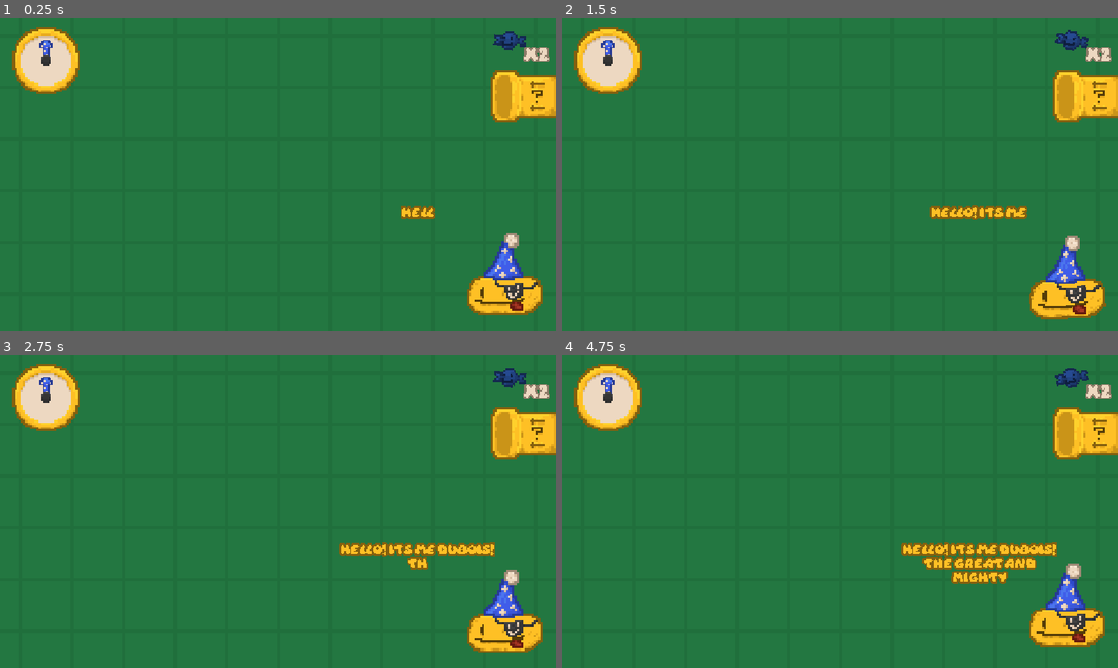
Above: before the commit, frames 1-4 (two rows, left to right).
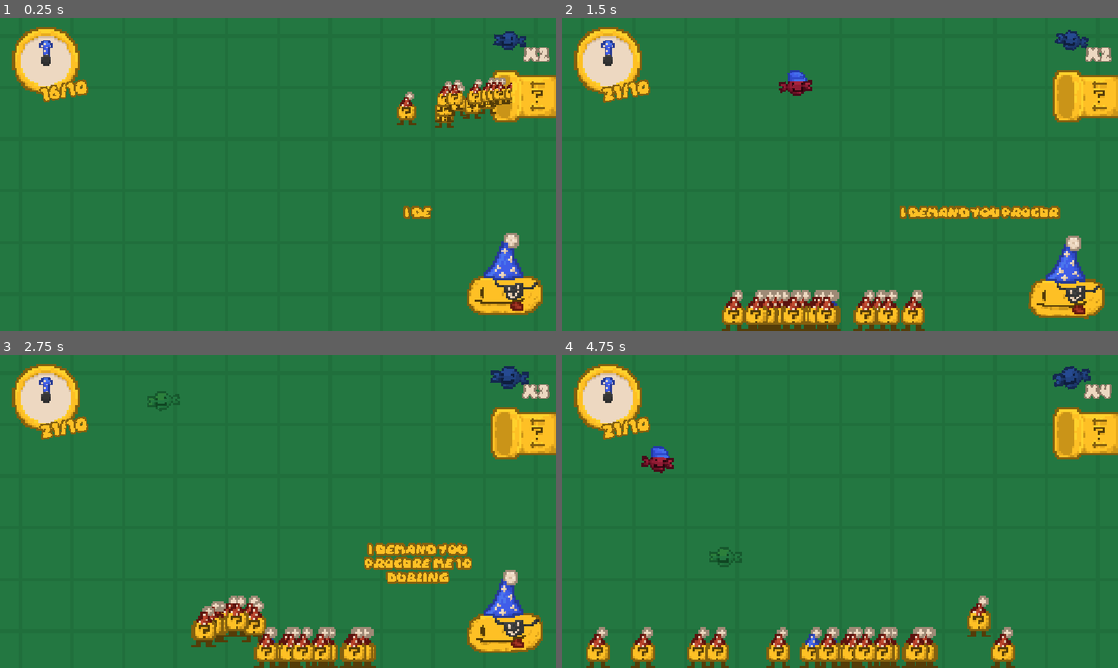
Above: after the commit, the same moments.

Repository: Regonold520/Yuferga
Game: Godot game, scene res://main.tscn
Same seed, same stepped clock (60 frames per second), same inputs: the game is played once before the commit and once after it.
Inputs (mouse positions are in pixels of both pictures, inside the frame that each line leads up to):
- Up to frame 1 (0.25 s): no input
- Up to frame 2 (1.5 s): tap Enter at 0.5 s; move the mouse to (1090, 96) at 0.52 s; hold Right from 0.53 s (still down); click (1090, 96) at 0.6 s; tap Up at 0.77 s; move the mouse to (728, 190) at 1.27 s; click (728, 190) at 1.35 s
- Up to frame 3 (2.75 s): tap Up at 1.52 s; move the mouse to (333, 442) at 2.02 s; release Right at 2.03 s; hold Left from 2.03 s (still down); tap Alt at 2.1 s; click (333, 442) at 2.3 s
- Up to frame 4 (4.75 s): move the mouse to (812, 574) at 2.77 s; release Left at 2.78 s; hold Right 2.78-4.28 s; tap Shift at 2.85 s; tap Up at 3.02, 3.77, 4.52 s; click (812, 574) at 3.05 s; move the mouse to (1006, 558) at 3.52 s; click (1006, 558) at 3.6 s; move the mouse to (673, 464) at 4.27 s; hold Left from 4.28 s (still down); click (673, 464) at 4.35 s

The runs differ from the first frame. In frame 1, 2.0% of the frame differs, in the area x 7-93%, y 19-65%; in frame 2, 5.6%; in frame 3, 6.6%; in frame 4, 11%, in the area x 4-99%, y 3-100%.

Commit message:
Got the quota querying from dubois working, basically finished the tutorial segment and worked on adding more modular functions to stuff to  make implementation much easier

Diff:
--- a/References.gd
+++ b/References.gd
@@ -8,6 +8,18 @@
 @onready var shweckleDisplay : ShweckleDisplay = get_viewport().get_camera_2d().find_child("ShweckleDisplay")
 @onready var clockDisplay : ClockDisplay = get_viewport().get_camera_2d().find_child("ClockDisplay")
 @onready var dublingPipe : DublingPipe = get_viewport().get_camera_2d().find_child("DublingPipe")
+
+@onready var dubois : Dubois = get_tree().current_scene.find_child("Dubois")
+
+@onready var popupTextScene : PackedScene = load("res://popup_text.tscn")
+
+var judgement = false
+
+func showPopup(text : String, baseColour : Color, outlineColour : Color):
+	var newPopup : PopupText = popupTextScene.instantiate()
+	get_viewport().get_camera_2d().add_child(newPopup)
+
+	newPopup.present(text, baseColour, outlineColour)
 
 var shweckleCount : int = 2:
 	set(count):
--- a/clock_display.gd
+++ b/clock_display.gd
@@ -6,10 +6,35 @@
 
 @onready var txt : RichTextLabel = find_child("Text")
 
+var textOrigPos = Vector2(-142.4, -9.2)
+var textOrigRot = -10.6
+var textOrigScale = Vector2(0.228,0.228)
+
+var textCenterPos = Vector2(-44.4, -5.2)
+var textCenterRot = 0.0
+var textCenterScale = Vector2(0.368,0.368)
+
 func setQuotaText():
 	var newStr = str(Ref.dublingManager.dublings.size()) + "/" + str(Ref.currentQuota)
 
 	txt.text = newStr
+
+@onready var textTween = create_tween()
+func centraliseText():
+	var textTween = create_tween().set_ease(Tween.EASE_OUT).set_trans(Tween.TRANS_CIRC).set_parallel()
+	textTween.tween_property(txt, "position", textCenterPos, 1)
+	textTween.tween_property(txt, "scale", textCenterScale, 1)
+	textTween.tween_property(txt, "rotation_degrees", textCenterRot, 1)
+
+	await textTween.finished
+
+func returnText():
+	var textTween = create_tween().set_ease(Tween.EASE_OUT).set_trans(Tween.TRANS_CIRC).set_parallel()
+	textTween.tween_property(txt, "position", textOrigPos, 1)
+	textTween.tween_property(txt, "scale", textOrigScale, 1)
+	textTween.tween_property(txt, "rotation_degrees", textOrigRot, 1)
+
+	await textTween.finished
 
 @onready var handTween = create_tween()
 func tickClock(seconds):
@@ -24,4 +49,19 @@
 
 		await get_tree().create_timer(tickTime).timeout
 	hand.rotation_degrees = 0
-	tickClock(20)
+	clockChime()
+
+func clockChime():
+	Ref.dubois.comeBack()
+	var hand : Sprite2D = find_child("Hand")
+	Ref.dublingManager.canChangeMovement = false
+
+	for i : Dubling in Ref.dublingManager.dublings:
+		i.recharge()
+		i.beLazy(false)
+
+	handTween = create_tween().set_ease(Tween.EASE_OUT).set_trans(Tween.TRANS_SINE)
+
+	handTween.tween_property(hand, "rotation_degrees", 360*3, 1)
+	await handTween.finished
+	hand.rotation_degrees = 0
--- a/dubling.gd
+++ b/dubling.gd
@@ -20,6 +20,9 @@
 var isHovering = false
 var start = true
 
+var ascending = false
+var ascendingVel = -20.0
+
 var beforeRest : moveTypes
 
 signal recharged
@@ -34,11 +37,16 @@
 	targetX = newX
 
 func recharge():
-	if currentMove == moveTypes.Rest:
+	if currentMove == moveTypes.Rest and !Ref.judgement:
 		recharged.emit()
 		rechargeTimer.stop()
 		changeState(beforeRest)
 		energy = maxEnergy
+
+func ascend():
+	ascending = true
+
+
 
 func beLazy(manualRecover = true):
 	beforeRest = currentMove
@@ -61,7 +69,10 @@
 		var newX = randf_range(-300, 200)
 		targetX = newX
 
+@onready var rpv = randi()
+var ascendDelta = 0.0
 func _physics_process(delta: float) -> void:
+
 	isHovering = Ref.dublingManager.currentHover == self
 
 	sprite.offset.y = -sprite.texture.get_height()/2
@@ -71,6 +82,15 @@
 
 	if currentMove == moveTypes.FreeMove:
 		energy -= delta*5
+
+	if ascending:
+		ascendDelta += (delta*5)
+		ascendingVel -= (delta*70)
+		rotation_degrees = ascendDelta * (cos(rpv)*2) * 10
+		velocity.y = ascendingVel
+
+		if global_position.y <= -335.0:
+			queue_free()
 
 	if isHovering:
 		if Input.is_action_just_released("Click"):
@@ -91,7 +111,7 @@
 		beLazy()
 
 
-	if not is_on_floor():
+	if not is_on_floor() and !ascending:
 		velocity += get_gravity() * delta
 
 	var closest = null
--- a/dubling_manager.gd
+++ b/dubling_manager.gd
@@ -8,9 +8,10 @@
 var canChangeMovement = true
 
 func _ready() -> void:
-	for i in 0:
+	for i in 20:
 		await get_tree().create_timer(0.01).timeout
-		createDubling()
+		var d : Dubling = createDubling()
+		d.changeState(d.moveTypes.FreeMove)
 
 func hover(newDub):
 	if currentHover == null:
@@ -23,6 +24,21 @@
 		currentHover = null
 		return true
 	return false
+
+func take(count):
+	var fullCount = dublings.duplicate()
+	var collected = []
+
+	for i in count:
+		var picked = fullCount.pick_random()
+		fullCount.erase(picked)
+		collected.append(picked)
+
+	for i in collected:
+		i.ascend()
+		dublings.erase(i)
+		Ref.clockDisplay.setQuotaText()
+		await get_tree().create_timer(randf_range(0.02, 0.06)).timeout
 
 func createDubling():
 	var newDubling : Dubling = load("res://dubling.tscn").instantiate()
--- a/dubling_pipe.gd
+++ b/dubling_pipe.gd
@@ -14,7 +14,7 @@
 	nextCost = 3
 
 func _process(delta: float) -> void:
-	if isHovering and Input.is_action_just_released("Click"):
+	if isHovering and Input.is_action_just_released("Click") and !Ref.judgement:
 		if Ref.shweckleCount - nextCost >= 0:
 			Ref.shweckleCount -= nextCost
 			nextCost += 1
@@ -22,11 +22,12 @@
 
 @onready var pipeTween = create_tween()
 func _on_mouse_entered() -> void:
-	isHovering = true
+	if !Ref.judgement:
+		isHovering = true
 
-	pipeTween.kill()
-	pipeTween = create_tween().set_ease(Tween.EASE_OUT).set_trans(Tween.TRANS_ELASTIC)
-	pipeTween.tween_property(find_child("Popup"), "rotation_degrees", 0, 0.3)
+		pipeTween.kill()
+		pipeTween = create_tween().set_ease(Tween.EASE_OUT).set_trans(Tween.TRANS_ELASTIC)
+		pipeTween.tween_property(find_child("Popup"), "rotation_degrees", 0, 0.3)
 
 func _on_mouse_exited() -> void:
 	isHovering = false
--- a/dubois.gd
+++ b/dubois.gd
@@ -3,66 +3,117 @@
 
 @onready var sprite : Sprite2D = find_child("Sprite")
 
+var inPos = Vector2(266.0, 113.0)
+var outPos = Vector2(392.0, 113.0)
+
 func _ready() -> void:
-	Ref.dublingManager.canChangeMovement = false
+	#Ref.dublingManager.canChangeMovement = false
+	#
+	#await speakWords("Hello! Its me Dubois! The great and mighty")
+	#await speakWords("I have brought you here for ONE specific purpose mortal")
+	#
+	#await speakWords("To procure me an ARMY of dublings!")
+	#await speakWords("And you have to do my bidding because i CONTROL this realm, ya hear")
+	#
+	#await speakWords("You may be wondering, whats a dubling? Well")
+	#
+	var tutDub : Dubling = Ref.dublingManager.createDubling()
+	#
+	#await speakWords("THIS is a spectacular dubling")
+	#
+	#await speakWords("They come from that really cool pipe I made! but theyre not free")
+	#await speakWords("Ya gotta spend your shweckles to make one.")
+	#await speakWords("Whats a shweckle?")
+	#
+	#Ref.shweckleManager.createShweckle("blue", Vector2(tutDub.global_position.x,  -195.0))
+	#
+	#await speakWords("Damn you really ARE new here, they tend to rain from the sky every now and then")
+	#
+	#await speakWords("Dublings LOVE shweckles and will happily collect them for you.")
+	#await speakWords("Now, about the dublings, they tend to get quite lazy just give em 3 shweckles")
+	#
+	#tutDub.beLazy(false)
+	#await tutDub.recharged
+	#
+	#await speakWords("As well as being currency, shweckles are quite tasty!")
+	#await speakWords("Dublings are simple creatures and have 2 different controllable states.")
+	#
+	#tutDub.changeState(tutDub.moveTypes.FreeMove)
+	#await speakWords("Red hat for freely moving, they lose energy in this state")
+	#
+	#tutDub.changeState(tutDub.moveTypes.Idle)
+	#await speakWords("Blue hat for no movement")
+	#
+	#Ref.dublingManager.canChangeMovement = true
+	#
+	#await speakWords("And you can click on em to cycle between these")
+	#
+	#await speakWords("Anyways down to business.")
+	#await speakWords("You're not off the hook")
+	#await speakWords("See that clock up there?")
+	#await speakWords("Upon striking the top i shall return")
+	#await speakWords("I will demand a certain number of dublings to be sacraficed")
+	#await speakWords("I hope you'll do the right thing.")
 
-	await speakWords("Hello! Its me Dubois! The great and mighty")
-	await speakWords("I have brought you here for ONE specific purpose mortal")
-
-	await speakWords("To procure me an ARMY of dublings!")
-	await speakWords("And you have to do my bidding because i CONTROL this realm, ya hear")
-
-	await speakWords("You may be wondering, whats a dubling? Well")
-
-	var tutDub : Dubling = Ref.dublingManager.createDubling()
-
-	await speakWords("THIS is a spectacular dubling")
-
-	await speakWords("They come from that really cool pipe I made! but theyre not free")
-	await speakWords("Ya gotta spend your shweckles to make one.")
-	await speakWords("Whats a shweckle?")
-
-	Ref.shweckleManager.createShweckle("blue", Vector2(tutDub.global_position.x,  -195.0))
-
-	await speakWords("Damn you really ARE new here, they tend to rain from the sky every now and then")
-
-	await speakWords("Dublings LOVE shweckles and will happily collect them for you.")
-	await speakWords("Now, about the dublings, they tend to get quite lazy just give em 3 shweckles")
-
-	tutDub.beLazy(false)
-	await tutDub.recharged
-
-	await speakWords("As well as being currency, shweckles are quite tasty!")
-	await speakWords("Dublings are simple creatures and have 2 different controllable states.")
-
-	tutDub.changeState(tutDub.moveTypes.FreeMove)
-	await speakWords("Red hat for freely moving, they lose energy in this state")
-
-	tutDub.changeState(tutDub.moveTypes.Idle)
-	await speakWords("Blue hat for no movement")
-
-	Ref.dublingManager.canChangeMovement = true
-
-	await speakWords("And you can click on em to cycle between these")
-
-	await speakWords("Anyways down to business.")
-	await speakWords("You're not off the hook")
-	await speakWords("See that clock up there?")
-	await speakWords("Upon striking the top i shall return")
-	await speakWords("I will demand a certain number of dublings to be sacraficed")
-	await speakWords("I hope you'll do the right thing.")
-
-	Ref.shweckleManager.raining = true
+	Ref.shweckleManager.rainState(true)
 	for i : Dubling in Ref.dublingManager.dublings:
 		i.recharge()
 
-	await demandQuota(1)
-	#leave()
+	await demandQuota(10)
+	leave()
 
 var deltaTimer = 0.0
 func _process(delta: float) -> void:
 	deltaTimer += delta
 	sprite.position.y = sin(deltaTimer)*2
+
+@onready var moveTween = create_tween()
+func leave():
+	Ref.judgement = false
+	Ref.shweckleManager.rainState(true)
+	moveTween.kill()
+	moveTween = create_tween().set_ease(Tween.EASE_OUT).set_trans(Tween.TRANS_CIRC)
+
+	moveTween.tween_property(self, "position", outPos, 1)
+
+	for i in Ref.dublingManager.dublings:
+		await get_tree().create_timer(randf_range(0.02, 0.06)).timeout
+		i.recharge()
+
+func comeBack():
+	Ref.judgement = true
+	moveTween.kill()
+	moveTween = create_tween().set_ease(Tween.EASE_OUT).set_trans(Tween.TRANS_CIRC).set_parallel()
+
+	moveTween.tween_property(self, "position", inPos, 1)
+
+	Ref.shweckleManager.rainState(false)
+
+
+	Ref.showPopup("FREEZE", Color("4fd2f6"), Color("3674b3"))
+
+	await moveTween.finished
+
+	await speakWords("Alrighty lets see how you did.")
+	await Ref.clockDisplay.centraliseText()
+
+	evaluate()
+
+func evaluate():
+	var passed = Ref.dublingManager.dublings.size() >= Ref.currentQuota
+
+	if passed:
+		Ref.showPopup("PASSED", Color("278749"), Color("104a2e"))
+		await speakWords("Yay! You got me my precious Dublings!")
+		await speakWords("Ill take these off your hands now")
+
+		Ref.dublingManager.take(Ref.currentQuota)
+
+		await speakWords("Pleasure doing business with you")
+		demandQuota(Ref.currentQuota + 1)
+
+	else:
+		Ref.showPopup("FAILED", Color("911c34"), Color("4a0712"))
 
 @onready var txtTween = create_tween()
 func speakWords(text):
@@ -95,7 +146,8 @@
 	txt.visible_characters = 0
 
 func demandQuota(count):
-	Ref.currentQuota += 1
+	Ref.currentQuota = count
 	await speakWords("I demand you procure me " + str(Ref.currentQuota) + " Dublings")
 
-	Ref.clockDisplay.tickClock(60)
+	Ref.clockDisplay.tickClock(5)
+	leave()
--- a/main.tscn
+++ b/main.tscn
@@ -78,20 +78,23 @@
 [node name="Text" type="RichTextLabel" parent="Camera2D/ClockDisplay" unique_id=746941113]
 z_index = 85
 clip_contents = false
-offset_left = -1.3232231e-05
-offset_top = 10.799993
-offset_right = 147.19998
-offset_bottom = 58.799984
-rotation = -0.1853207
-scale = Vector2(0.22758235, 0.22758235)
+offset_left = -142.4
+offset_top = -9.2
+offset_right = 160.34695
+offset_bottom = 38.79999
+rotation = -0.1850049
+scale = Vector2(0.228, 0.228)
+pivot_offset = Vector2(151.374, 24)
 size_flags_horizontal = 4
 theme_override_colors/default_color = Color(0.99607843, 0.7529412, 0.14509805, 1)
 theme_override_colors/font_outline_color = Color(0.5176471, 0.3764706, 0.05882353, 1)
 theme_override_constants/outline_size = 12
 theme_override_fonts/normal_font = ExtResource("2_0xm2m")
 theme_override_font_sizes/normal_font_size = 24
+text = "12121/1"
 scroll_active = false
 autowrap_mode = 0
+horizontal_alignment = 1
 
 [node name="DublingPipe" type="Area2D" parent="Camera2D" unique_id=350454288]
 position = Vector2(286.00003, -90)
--- /dev/null
+++ b/popup_text.gd
@@ -0,0 +1,23 @@
+extends RichTextLabel
+class_name PopupText
+
+func _ready() -> void:
+	position = Vector2(-192.0, -20.0)
+
+	scale = Vector2(0.2,0.2)
+	modulate = Color(1,1,1,1.0)
+
+func present(newText : String, baseColour : Color, outlineColour : Color):
+	var textTween : Tween = create_tween().set_ease(Tween.EASE_OUT).set_trans(Tween.TRANS_CIRC).set_parallel()
+
+	add_theme_color_override("default_color", baseColour)
+	add_theme_color_override("font_outline_color", outlineColour)
+
+	text = newText
+
+	textTween.tween_property(self, "scale", Vector2(1.2,1.2), 1.3)
+	textTween.tween_property(self, "modulate", Color(1,1,1,0.0), 0.8).set_delay(0.5)
+
+	await textTween.finished
+
+	queue_free()
--- /dev/null
+++ b/popup_text.tscn
@@ -0,0 +1,25 @@
+[gd_scene format=3 uid="uid://ddsddru6n3j7g"]
+
+[ext_resource type="FontFile" uid="uid://dbte4566h4ald" path="res://Daydream DEMO.otf" id="1_64jip"]
+[ext_resource type="Script" uid="uid://u88o2tn0k2mk" path="res://popup_text.gd" id="2_6w6kj"]
+
+[node name="PopupText" type="RichTextLabel" unique_id=1539429592]
+z_index = 85
+clip_contents = false
+offset_left = -192.0
+offset_top = -20.0
+offset_right = 194.0
+offset_bottom = 22.0
+scale = Vector2(0.42895538, 0.42895538)
+pivot_offset = Vector2(191.86, 20.355)
+size_flags_horizontal = 4
+mouse_filter = 2
+theme_override_colors/default_color = Color(0.5686275, 0.10980392, 0.20392157, 1)
+theme_override_colors/font_outline_color = Color(0.29, 0.026099991, 0.0700834, 1)
+theme_override_constants/outline_size = 12
+theme_override_fonts/normal_font = ExtResource("1_64jip")
+theme_override_font_sizes/normal_font_size = 27
+text = "FREEZE"
+scroll_active = false
+horizontal_alignment = 1
+script = ExtResource("2_6w6kj")
--- a/shweckle_manager.gd
+++ b/shweckle_manager.gd
@@ -31,6 +31,16 @@
 
 func spawnTimeout():
 	if raining:
+		var newS = createShweckle(Ref.shweckleData.keys().pick_random())
 
+@onready var moveTween = create_tween()
+func rainState(state):
+	var finalFall = 0.0
+	if state:
+		finalFall = 1.0
+	if moveTween:
+		moveTween.kill()
+	moveTween = create_tween().set_ease(Tween.EASE_OUT).set_trans(Tween.TRANS_CIRC)
 
-		var newS = createShweckle(Ref.shweckleData.keys().pick_random())
+	moveTween.tween_property(self, "fallMult", finalFall, 1)
+	raining = state
Not shown, added: popup_text.gd.uid
